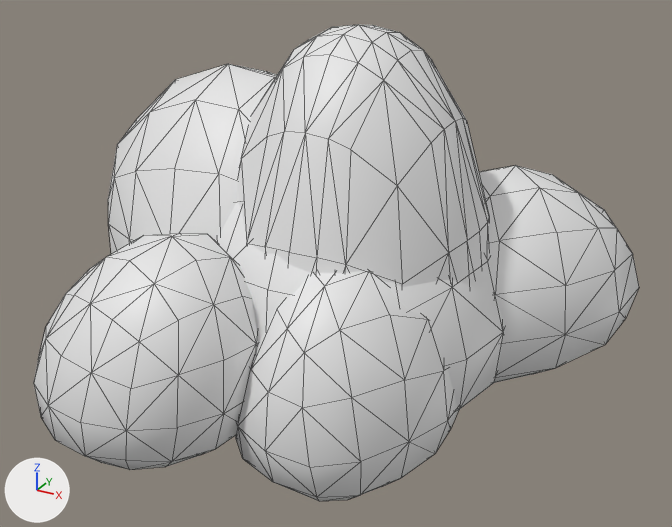
What one commit did to the glTF model 3D assets/TrailerWorldBG/RoadMeshes.glb.
Both versions are drawn from a camera (50 mm lens) standing at (0.93, -1.79, 1.09) and looking at (-0.04, -0.03, 0.21). Lighting does not change. The marker at lower left points along +X, +Y and +Z. Mesh edges are drawn as thin lines. Where no turn or scale is listed for an object, it has been applied to the vertices.

The scene before the commit, as lines of its bpy script (objects in view):
```python
me_mesh = bpy.data.meshes.new('Mesh')
me_mesh.from_pydata(...)  # 294 vertices, 576 faces; spans x -0.743..0.573, y -0.491..0.633, z -0.159..0.627
me_mesh.materials.append(mat_m_roadrocks)  # white #e7e7e7
me_wsphere_001 = bpy.data.meshes.new('wSphere.001')
me_wsphere_001.from_pydata(...)  # 170 vertices, 336 faces; spans x -0.329..0.329, y -0.329..0.329, z -0.095..0.755
me_wsphere_001.materials.append(mat_m_roadrocks)  # white #e7e7e7
me_wsphere_002 = bpy.data.meshes.new('wSphere.002')
me_wsphere_002.from_pydata(...)  # 196 vertices, 384 faces; spans x -0.558..0.368, y -0.658..0.421, z -0.096..0.555
me_wsphere_002.materials.append(mat_m_roadrocks)  # white #e7e7e7
ob_rock_1 = bpy.data.objects.new('Rock_1', me_wsphere_001)
ob_rock_1.location = (0.0, 0.0, 0.0)
ob_rock_2 = bpy.data.objects.new('Rock_2', me_wsphere_002)
ob_rock_2.location = (0.0, 0.0, 0.0)
ob_rock_3 = bpy.data.objects.new('Rock_3', me_mesh)
ob_rock_3.location = (0.0, 0.0, 0.0)
```
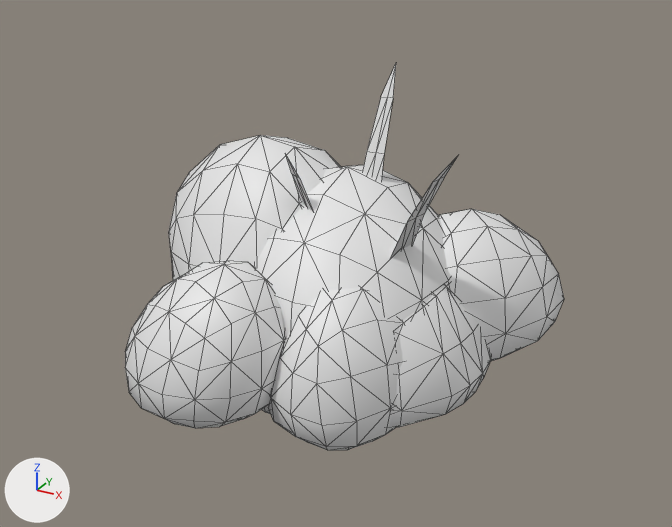
Boxes [x1, y1, x2, y2] around the edits, measured in the pictures (672 x 527 px):
'Rock_3', mesh rescaled (26% narrower, 28% shorter)
    before: [108, 64, 639, 501]
    after: [169, 135, 564, 451]
'Rock_2', mesh rescaled
    before: [34, 202, 505, 470]
    after: [125, 165, 451, 428]
'Rock_1', mesh rescaled (9% narrower, 44% shorter)
    before: [237, 25, 489, 287]
    after: [262, 283, 491, 428]
'Grass_1', added
    after: [286, 64, 457, 257]

The change, as a diff of the scene's bpy script:
```diff
--- a/3D assets/TrailerWorldBG/RoadMeshes.glb.py
+++ b/3D assets/TrailerWorldBG/RoadMeshes.glb.py
@@ mat_m_grass @@
+mat_m_grass = principled_material('M_Grass')
+mat_m_grass.base_color = (0.8, 0.8, 0.8)  # white #e7e7e7
@@ me_wsphere_001 @@
 me_wsphere_001.from_pydata(...)  # 170 vertices, 336 faces; spans x -0.329..0.329, y -0.329..0.329, z -0.095..0.755
 # used by ob_rock_1; location = (0.0, 0.0, 0.0)
+# me_wsphere_001 part 1: the whole mesh is scaled about its middle by (1, 1, 0.42), then moved by (0.0, 0.0, -0.239)
 me_wsphere_001.materials.append(mat_m_roadrocks)
@@ me_wsphere_002 @@
 me_wsphere_002.from_pydata(...)  # 196 vertices, 384 faces; spans x -0.558..0.368, y -0.658..0.421, z -0.096..0.555
 # used by ob_rock_2; location = (0.0, 0.0, 0.0)
+# me_wsphere_002 part 2: the whole mesh is scaled about its middle by 0.735, then moved by (0.023, 0.026, -0.053)
 me_wsphere_002.materials.append(mat_m_roadrocks)
@@ me_mesh @@
 me_mesh.from_pydata(...)  # 294 vertices, 576 faces; spans x -0.743..0.573, y -0.491..0.633, z -0.159..0.627
 # used by ob_rock_3; location = (0.0, 0.0, 0.0)
+# me_mesh part 3: the whole mesh is scaled about its middle by 0.735, then moved by (0.02, -0.024, -0.054)
 me_mesh.materials.append(mat_m_roadrocks)
@@ me_wplane_001 @@
+me_wplane_001.from_pydata(...)  # 66 vertices, 78 faces; spans x -0.107..0.276, y -0.14..0.19, z -0.12..0.641
+me_wplane_001.materials.append(mat_m_grass)  # white #e7e7e7
@@ ob_grass_1 @@
+ob_grass_1 = bpy.data.objects.new('Grass_1', me_wplane_001)
+ob_grass_1.location = (0.0, 0.0, 0.0)
```
